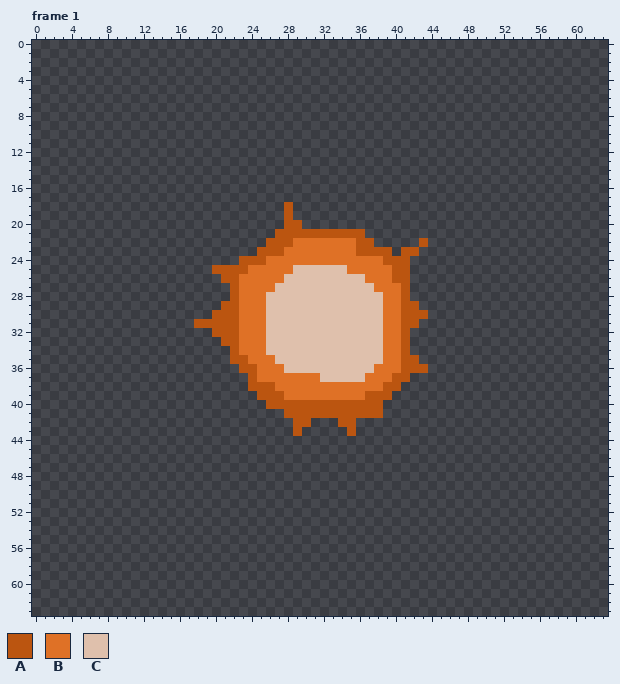
Pixel-art file -- Assets/Weapons/bombs-a.ase. The first picture shows the starting point.
64x64 pixels, 5 frames. Shown: frame 1. The commit also changed other frames, which this record leaves out.
Palette (. is transparent): A #bb5510  B #df7126  C #dfc0ac
Pixels before, frame 1 (only the part around the change), first column x 10:
 7 ..............................................
 8 ..............................................
 9 ..............................................
10 ..............................................
11 ..............................................
12 ..............................................
13 ..............................................
14 ..............................................
15 ..............................................
16 ..............................................
17 ..............................................
18 ..................A...........................
19 ..................A...........................
20 ..................AA..........................
21 .................AAAAAAAAAA...................
22 ................AAABBBBBBBAA.....A............
23 ...............AAABBBBBBBBAAAA.AA.............
24 .............AAABBBBBBBBBBBBBAAA..............
25 ..........AAAABBBBBCCCCCCBBBBBAA..............
26 ...........AABBBBBCCCCCCCCCBBBAA..............
27 ............ABBBBCCCCCCCCCCCBBBA..............
28 ............ABBBCCCCCCCCCCCCCBBA..............
29 ...........AABBBCCCCCCCCCCCCCBBAA.............
30 ..........AAABBBCCCCCCCCCCCCCBBAAA............
31 ........AAAAABBBCCCCCCCCCCCCCBBAA.............
32 ..........AAABBBCCCCCCCCCCCCCBBA..............
33 ...........AABBBCCCCCCCCCCCCCBBA..............
34 ............ABBBCCCCCCCCCCCCCBBA..............
35 ............AABBBCCCCCCCCCCCCBBAA.............
36 .............AABBBCCCCCCCCCCBBBAAA............
37 ..............ABBBBBBBCCCCCBBBAA..............
38 ..............AAABBBBBBBBBBBBAA...............
39 ...............AAABBBBBBBBBAAA................
40 ................AAAAAAAAAAAAA.................
41 ..................AAAAAAAAAAA.................
42 ...................AA...AA....................
43 ...................A.....A....................
44 ..............................................
45 ..............................................
46 ..............................................
47 ..............................................
48 ..............................................
49 ..............................................
New version:
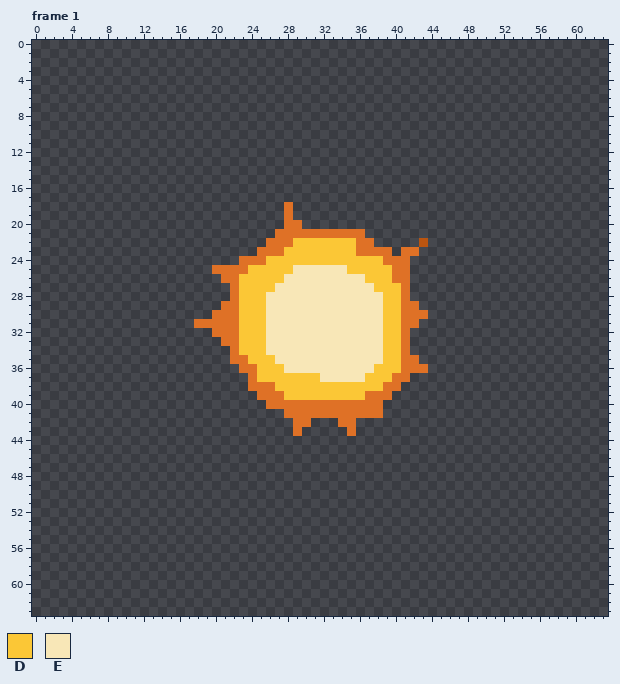
Colours new in this view: D #fbc736  E #f8e7b7
The exact change:
Changed rows in their new state; - is an unchanged pixel.
Frame 1:
first column x 18:
18 ----------B---------------
19 ----------B---------------
20 ----------BB--------------
21 ---------BBBBBBBBBB-------
22 --------BBBDDDDDDDBB------
23 -------BBBDDDDDDDDBBBB-BB-
24 -----BBBDDDDDDDDDDDDDBBB--
25 --BBBBDDDDDEEEEEEDDDDDBB--
26 ---BBDDDDDEEEEEEEEEDDDBB--
27 ----BDDDDEEEEEEEEEEEDDDB--
28 ----BDDDEEEEEEEEEEEEEDDB--
29 ---BBDDDEEEEEEEEEEEEEDDBB-
30 --BBBDDDEEEEEEEEEEEEEDDBBB
31 BBBBBDDDEEEEEEEEEEEEEDDBB-
32 --BBBDDDEEEEEEEEEEEEEDDB--
33 ---BBDDDEEEEEEEEEEEEEDDB--
34 ----BDDDEEEEEEEEEEEEEDDB--
35 ----BBDDDEEEEEEEEEEEEDDBB-
36 -----BBDDDEEEEEEEEEEDDDBBB
37 ------BDDDDDDDEEEEEDDDBB--
38 ------BBBDDDDDDDDDDDDBB---
39 -------BBBDDDDDDDDDBBB----
40 --------BBBBBBBBBBBBB-----
41 ----------BBBBBBBBBBB-----
42 -----------BB---BB--------
43 -----------B-----B--------
